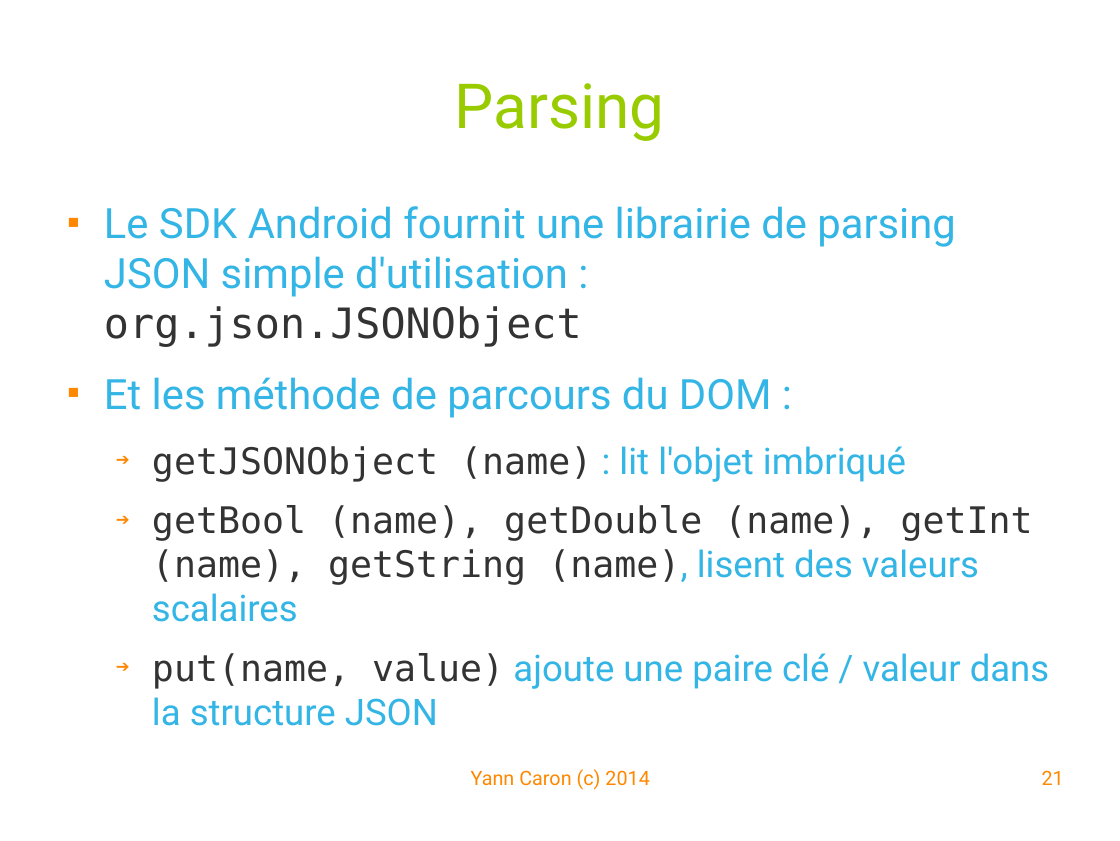
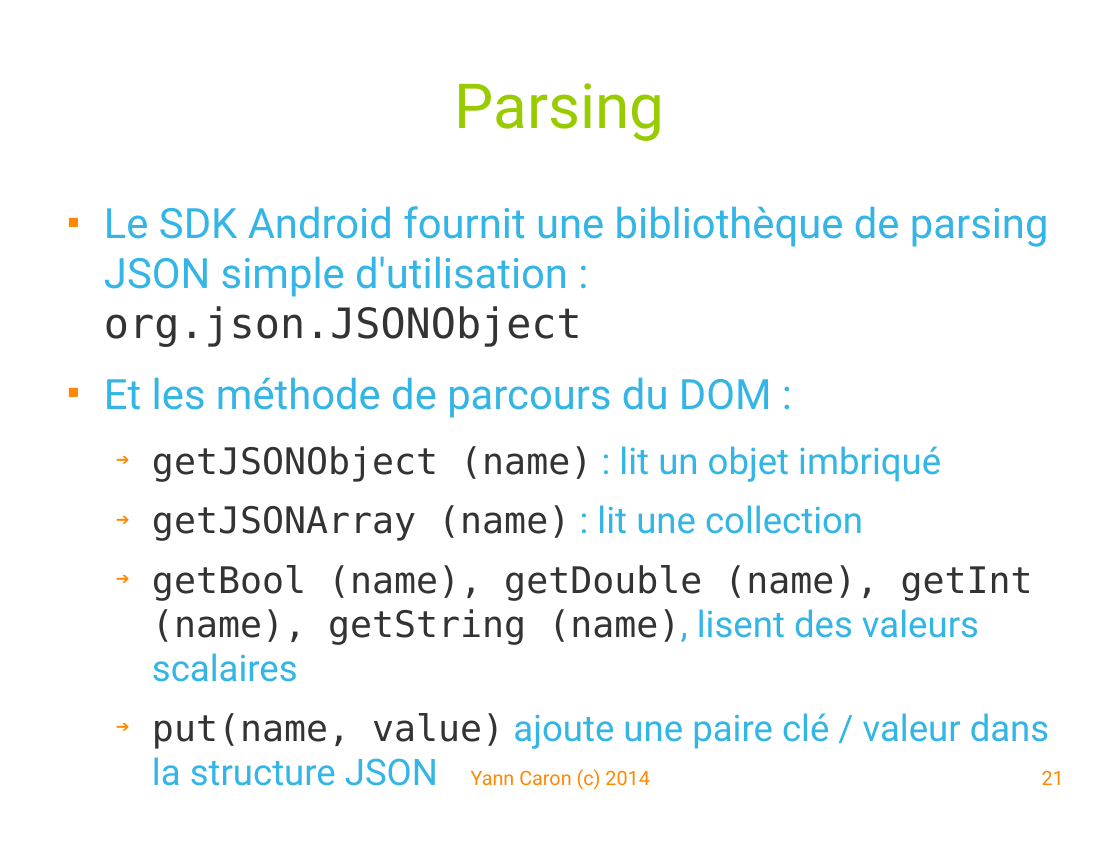
Before and after one commit to YannCaron/Android-ENSG, a slide deck: slide 21 of 09 - WebServices.odp. Drawn at 1120x841 pixels with LibreOffice and Linux fonts; fonts in the diff are those of the drawing; background and template pictures are left out. Boxes give left, top, right and bottom in pixels: in the first picture for what was removed or moved away, otherwise in the second. Text is boxed around its words. In the diff, an @@ line names an element or a change of style, - is before the commit and + after.

Commit message:
JSON file

```diff
--- a/09 - WebServices.odp
+++ b/09 - WebServices.odp
@@ text at (104, 206, 1049, 347): text changed @@
-■ Le SDK Android fournit une librairie de parsing JSON simple d'utilisation : org.json.JSONObject
+■ Le SDK Android fournit une bibliothèque de parsing JSON simple d'utilisation : org.json.JSONObject
@@ text at (152, 446, 941, 541): text changed @@
-  ➔ getJSONObject (name) : lit l'objet imbriqué
+  ➔ getJSONObject (name) : lit un objet imbriqué
+  ➔ getJSONArray (name) : lit une collection
```
Also in this commit, not shown: 2 slides added.
